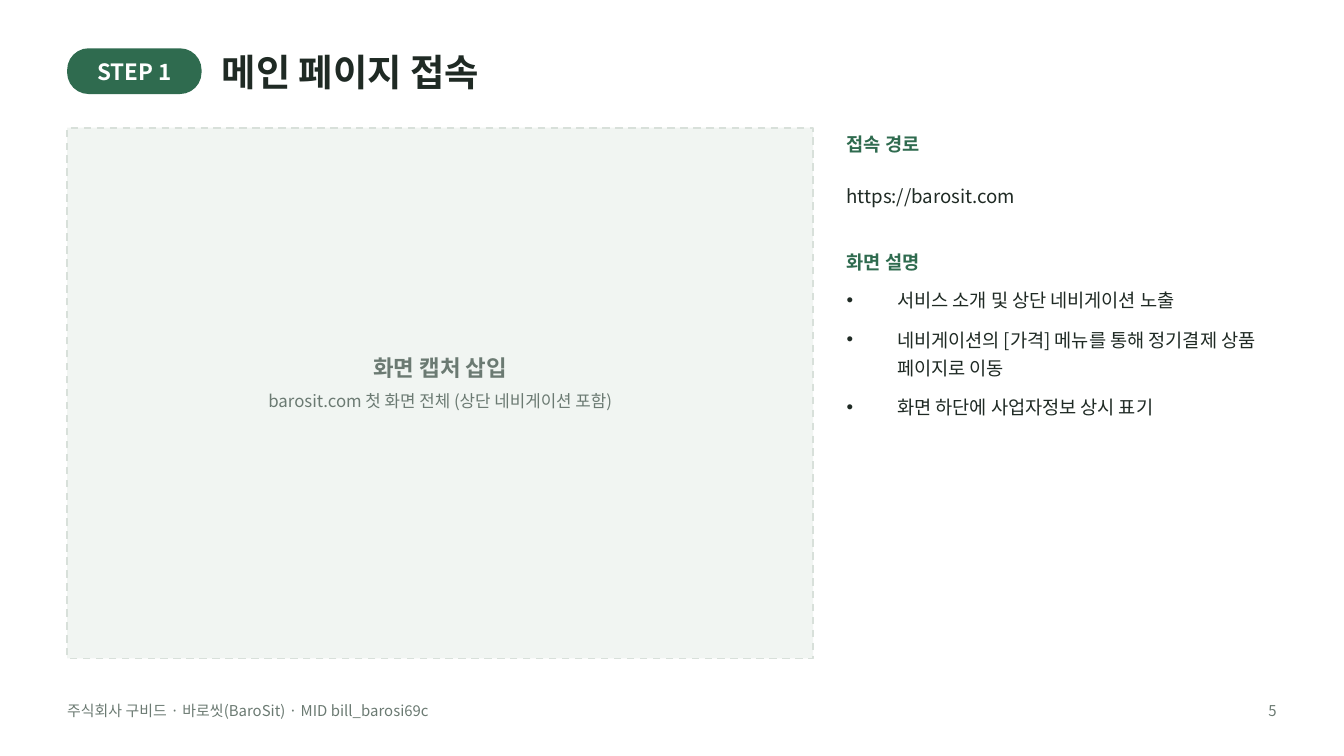
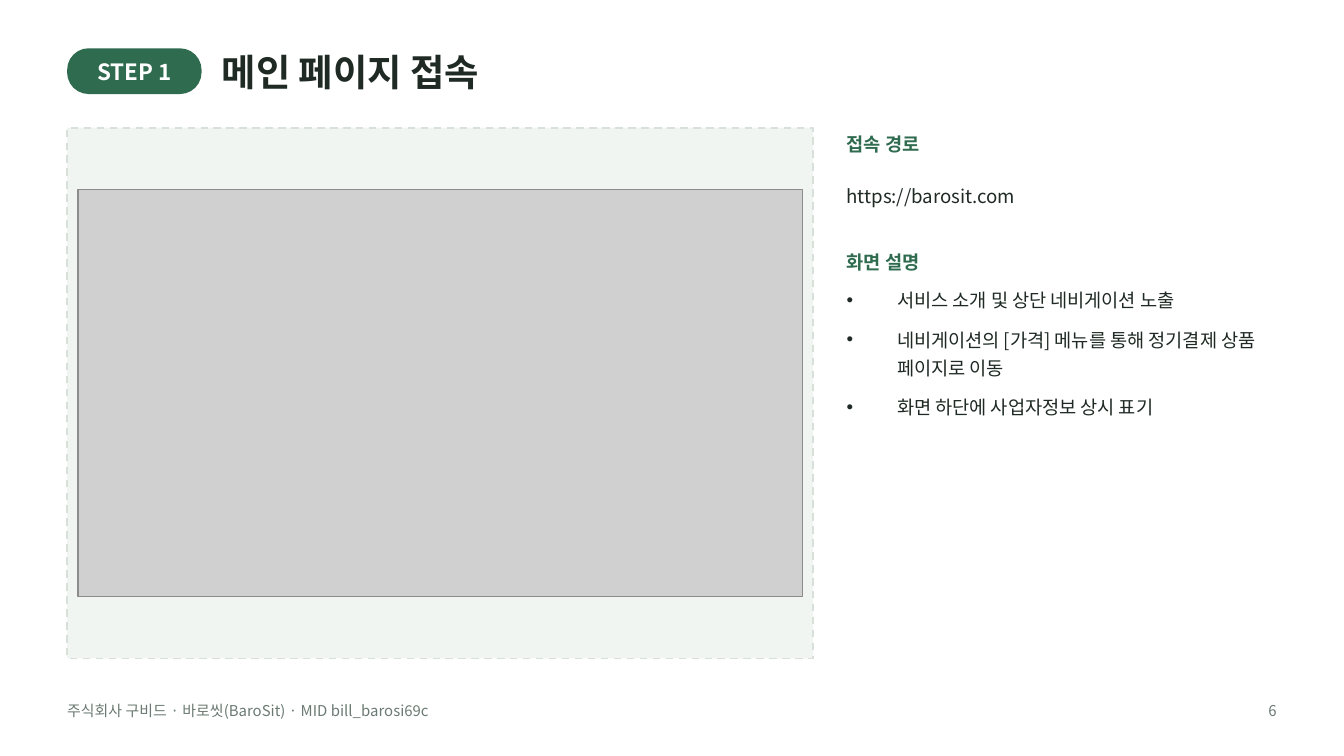
Before and after one commit to jay365-code/barosit, a slide deck: slide 6 of docs/바로씻_빌링결제경로.pptx (slide 5 before the commit). Drawn at 1344x756 pixels with LibreOffice and Linux fonts; fonts in the diff are those of the drawing; grey boxes stand for pictures. Boxes give left, top, right and bottom in pixels: in the first picture for what was removed or moved away, otherwise in the second. Text is boxed around its words. In the diff, an @@ line names an element or a change of style, - is before the commit and + after.

```diff
--- a/docs/바로씻_빌링결제경로.pptx
+++ b/docs/바로씻_빌링결제경로.pptx
@@ picture added at box(78, 190, 802, 597) @@
@@ text removed at box(373, 357, 507, 378) @@
-화면 캡처 삽입
@@ text removed at box(268, 393, 612, 410) @@
-barosit.com 첫 화면 전체 (상단 네비게이션 포함)
@@ text at box(1268, 705, 1276, 716): text changed @@
-5
+6
```
Also in this commit, not shown: 9 other slides changed, 1 slide added, 1 other file.
